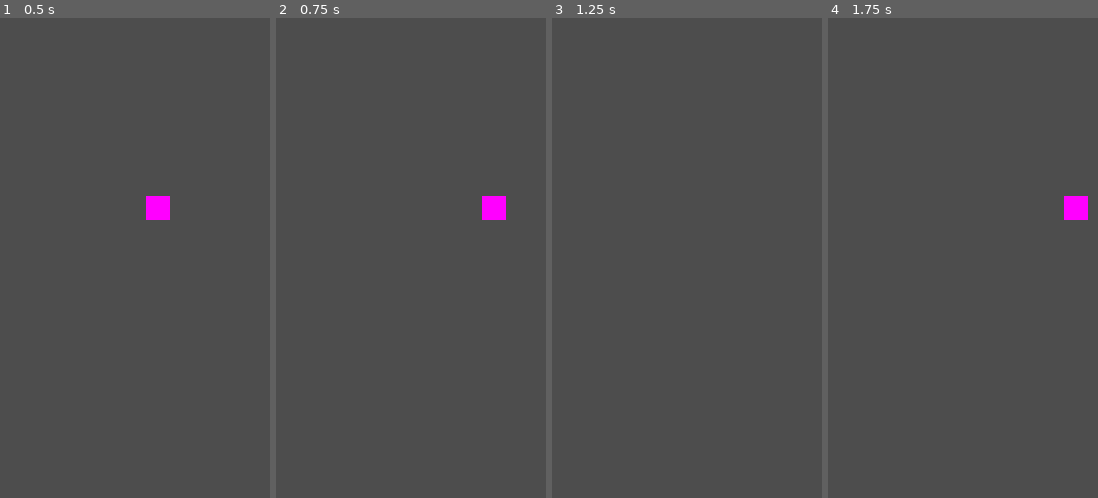
Above: before the commit, frames 1-4 (left to right).
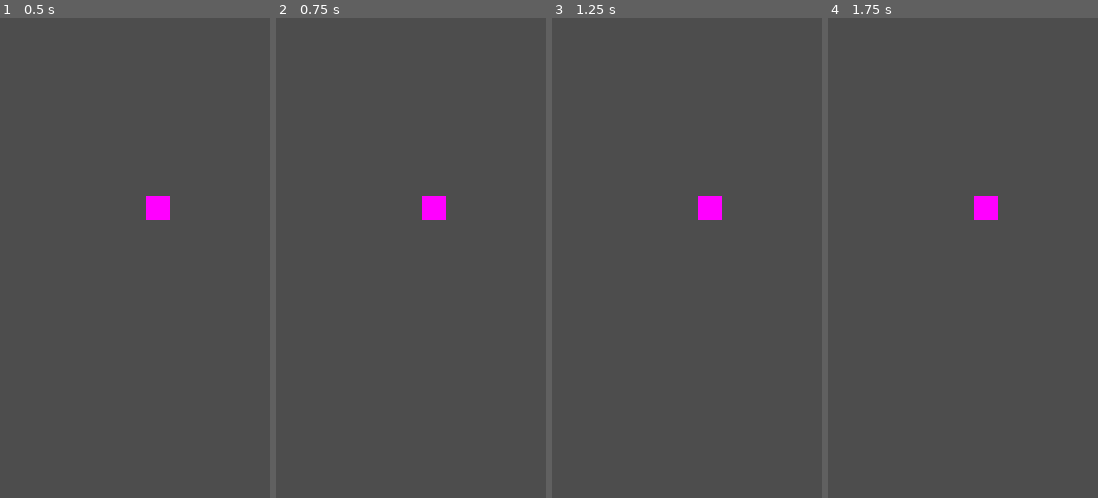
Above: after the commit, the same moments.

Repository: Ninesliced/enstabattage
Game: Godot game, scene res://scenes/main.tscn
Same seed, same stepped clock (60 frames per second), same inputs: the game is played once before the commit and once after it.
Inputs (mouse positions are in pixels of both pictures, inside the frame that each line leads up to):
- Up to frame 1 (0.5 s): no input
- Up to frame 2 (0.75 s): tap Enter at 0.5 s; move the mouse to (435, 210) at 0.52 s; hold Right (ui_right) from 0.53 s (still down); click (435, 210) at 0.67 s
- Up to frame 3 (1.25 s): keep holding Right (ui_right)
- Up to frame 4 (1.75 s): tap Space at 1.25 s; move the mouse to (909, 282) at 1.27 s; release Right (ui_right) at 1.28 s; hold Left (ui_left) from 1.28 s (still down)

Frame 1 is identical in both runs. In frame 2, 0.9% of the frame differs, in the area x 54-86%, y 37-43%; in frame 3, 0.4%; in frame 4, 0.9%.

Commit message:
export life

Diff:
--- a/enstabattage/scenes/living_entity/living_entity.gd
+++ b/enstabattage/scenes/living_entity/living_entity.gd
@@ -3,20 +3,10 @@
 
 const SPEED = 300.0
 const JUMP_VELOCITY = -400.0
-var life = 10
+@export var life = 10
 
 
 func _physics_process(delta: float) -> void:
-
-
-	# Get the input direction and handle the movement/deceleration.
-	# As good practice, you should replace UI actions with custom gameplay actions.
-	var direction := Input.get_axis("ui_left", "ui_right")
-	if direction:
-		velocity.x = direction * SPEED
-	else:
-		velocity.x = move_toward(velocity.x, 0, SPEED)
-
 	move_and_slide()
 
 
--- a/enstabattage/scenes/living_entity/living_entity.tscn
+++ b/enstabattage/scenes/living_entity/living_entity.tscn
@@ -7,8 +7,13 @@
 [sub_resource type="CircleShape2D" id="CircleShape2D_2w1ka"]
 radius = 35.0143
 
+[sub_resource type="RectangleShape2D" id="RectangleShape2D_5goo5"]
+size = Vector2(24, 24)
+
 [node name="LivingEntity" type="CharacterBody2D"]
+collision_mask = 0
 script = ExtResource("1_m1h5f")
+life = 20
 
 [node name="Sprite2D" type="Sprite2D" parent="."]
 position = Vector2(4.76837e-07, 4.76837e-07)
@@ -20,4 +25,7 @@
 [node name="CollisionShape2D" type="CollisionShape2D" parent="Area2D"]
 shape = SubResource("CircleShape2D_2w1ka")
 
+[node name="CollisionShape2D" type="CollisionShape2D" parent="."]
+shape = SubResource("RectangleShape2D_5goo5")
+
 [connection signal="input_event" from="Area2D" to="." method="_on_area_2d_input_event"]
--- a/enstabattage/scenes/main.tscn
+++ b/enstabattage/scenes/main.tscn
@@ -6,3 +6,4 @@
 
 [node name="LivingEntity" parent="." instance=ExtResource("1_pawvp")]
 position = Vector2(158, 190)
+life = 15
Not shown: 1 places in enstabattage/scenes/living_entity/living_entity.tscn that only renumber resources
